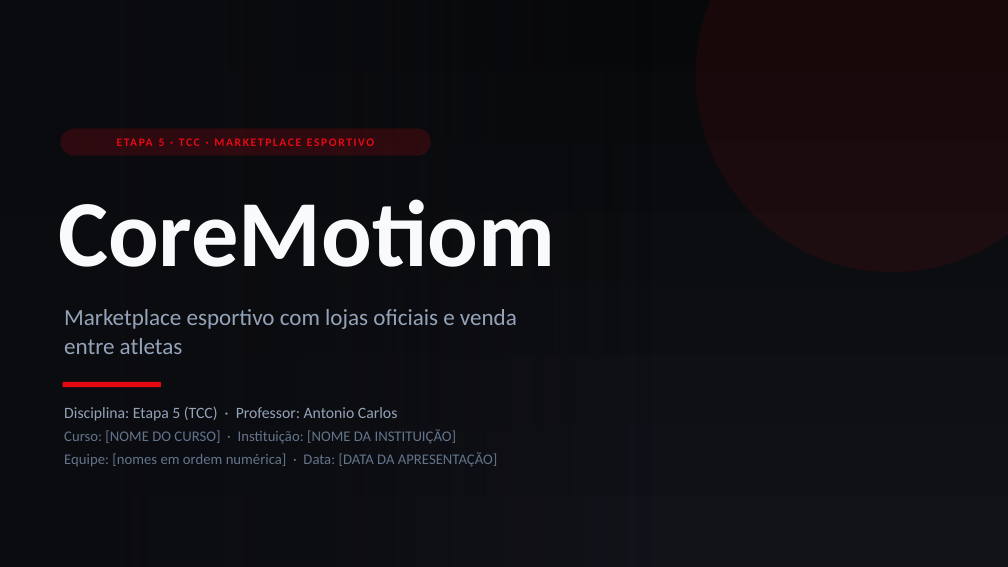
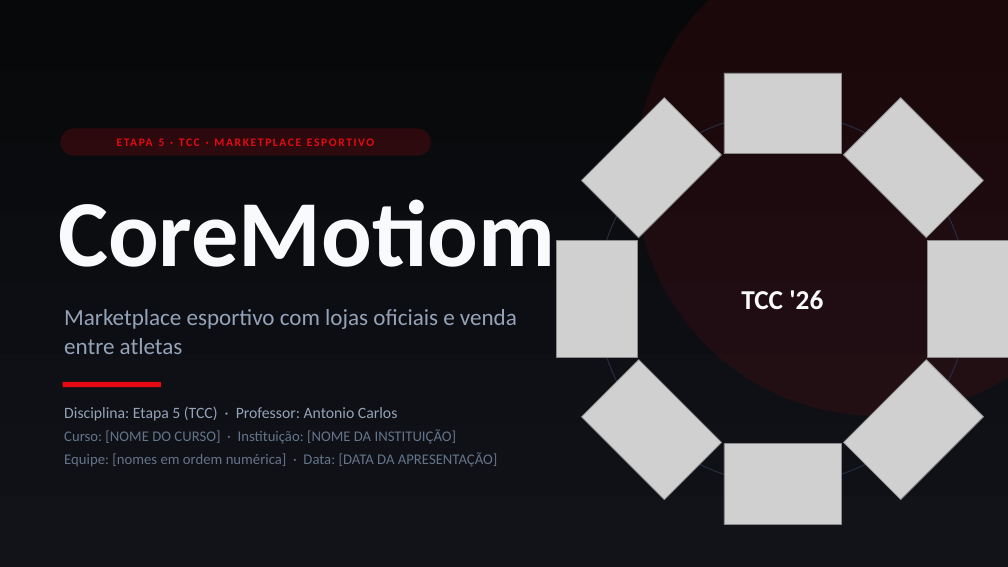
Before and after one commit to MattheusHKrainski/-CoreMotion, a slide deck: slide 1 of apresentacao-coremotiom/CoreMotiom-apresentacao.pptx. Drawn at 1008x567 pixels with LibreOffice and Linux fonts; fonts in the diff are those of the drawing; grey boxes stand for pictures; background and template pictures are left out. Boxes give left, top, right and bottom in pixels: in the first picture for what was removed or moved away, otherwise in the second. Text is boxed around its words. In the diff, an @@ line names an element or a change of style, - is before the commit and + after.

```diff
--- a/apresentacao-coremotiom/CoreMotiom-apresentacao.pptx
+++ b/apresentacao-coremotiom/CoreMotiom-apresentacao.pptx
@@ rectangle removed at <box>0,0,650,567</box> @@
@@ ellipse: place and size @@
-ellipse at <box>696,0,1008,272</box>
+ellipse at <box>635,0,1008,416</box>
@@ ellipse at <box>635,0,1008,416</box>: fill #E50914 at 8% opacity to #E50914 at 9% opacity @@
@@ picture added at <box>724,73,841,154</box> @@
@@ picture added at <box>581,97,722,238</box> @@
@@ ellipse added at <box>597,113,968,484</box>, outline #272C3D 1 pt @@
@@ picture added at <box>844,97,984,238</box> @@
@@ picture added at <box>557,240,637,358</box> @@
@@ picture added at <box>928,240,1008,358</box> @@
@@ text added at <box>741,290,823,310</box>, 26 pt, text #F8FAFC, bold @@
+TCC '26
@@ picture added at <box>581,360,722,500</box> @@
@@ picture added at <box>844,360,984,500</box> @@
@@ picture added at <box>724,444,841,525</box> @@
```
Also in this commit, not shown: 12 other slides changed, 1 slide added.
